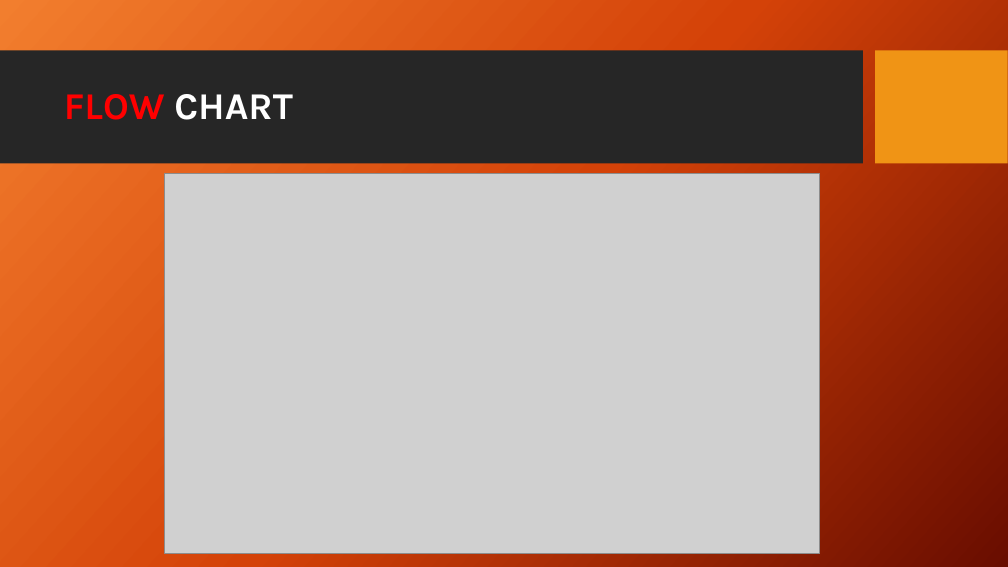
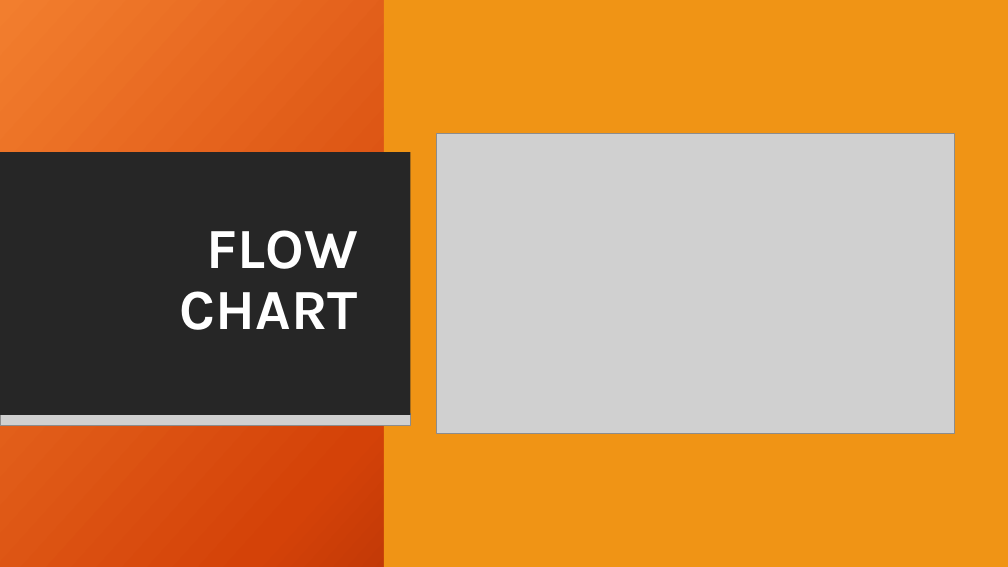
Before and after one commit to Rachel2302/Behind_the_Likes, a slide deck: slide 8 of Data_mining_final-group 5.pptx (slide 10 before the commit). Drawn at 1008x567 pixels with LibreOffice and Linux fonts; fonts in the diff are those of the drawing; grey boxes stand for pictures; background and template pictures are left out. Boxes give left, top, right and bottom in pixels: in the first picture for what was removed or moved away, otherwise in the second. Text is boxed around its words. In the diff, an @@ line names an element or a change of style, - is before the commit and + after.

```diff
--- a/Data_mining_final-group 5.pptx
+++ b/Data_mining_final-group 5.pptx
@@ rectangle added at box(0, 0, 1008, 567), fill gradient #F18031 to #D54209 to #6A0D00 @@
@@ rectangle added at box(384, 0, 1008, 567), fill #F09415 @@
@@ picture: place and size @@
-picture at box(164, 174, 820, 554)
+picture at box(437, 134, 955, 434)
@@ rectangle added at box(0, 152, 411, 415), fill #262626 @@
@@ title "FLOW CHART": place and size @@
-title "FLOW CHART" at box(64, 94, 293, 120)
+title "FLOW CHART" at box(180, 230, 358, 330)
@@ title "FLOW CHART" at box(180, 230, 358, 330): size 36 to 54 pt; text colour #FF0000 to #FFFFFF in "FLOW"; alignment left to right @@
@@ rectangle added at box(0, 214, 742, 352), fill #262626 @@
@@ rectangle added at box(753, 214, 1008, 352), fill #F09415 @@
@@ picture added at box(0, 351, 742, 374) @@
@@ picture added at box(753, 351, 1008, 374) @@
@@ picture added at box(0, 414, 411, 426) @@
```
Also in this commit, not shown: 16 other slides changed, 4 slides added, 3 slides removed.
